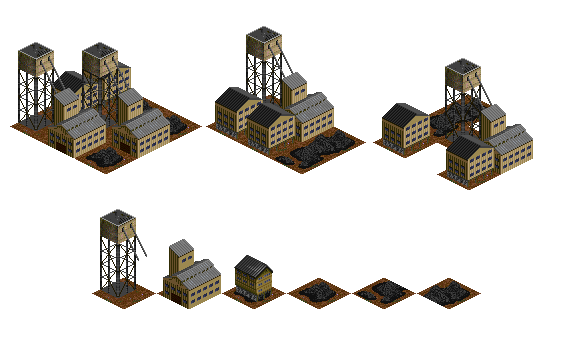
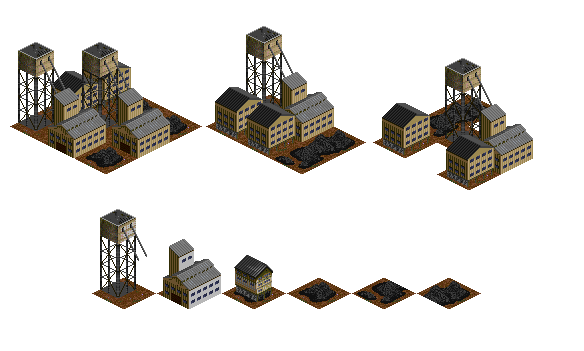
Two versions of the same layered image (584 x 351). Layer-by-layer changes:
painted on "Layer 3" over [121, 220, 272, 309]
